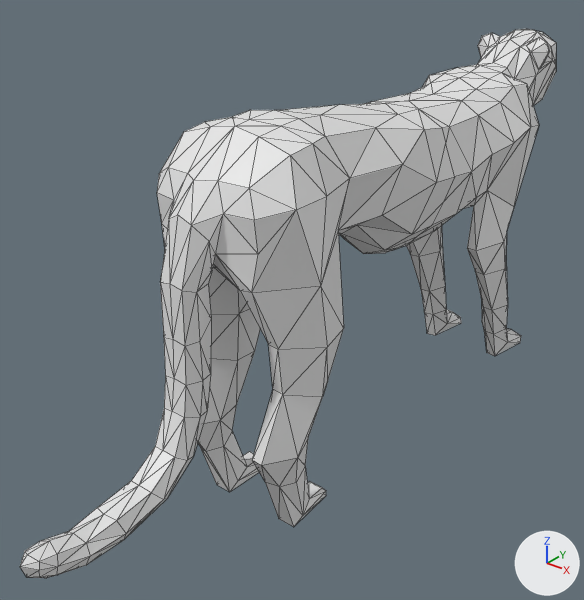
The FBX model FYPEcoVr/Assets/Models/Cheetah.fbx as it was, and as the next commit left it.
Rendered twice from a 50 mm camera at (2.11, -3.71, 1.82) aimed at (-0.22, -0.8, 0.02). Every picture has the same lights, and +X, +Y and +Z are marked at lower right. Mesh edges are drawn as thin lines. Where no turn or scale is listed for an object, it has been applied to the vertices.

The first picture shows 'Cheetah'.
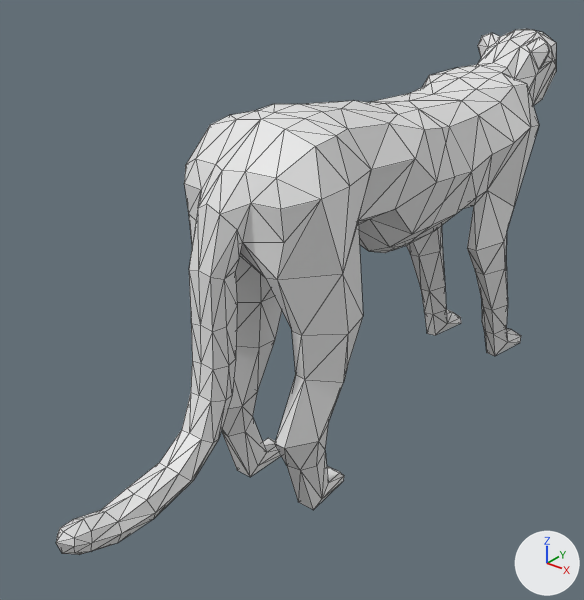
The newer file is also turned or shifted as a whole; pictures and numbers use the older file's frame.

Boxes [x1, y1, x2, y2] around the edits, measured in the pictures (584 x 600 px; the box of a moved part takes in the faces that stretch with it):
'Cheetah', reshaped (7% narrower)
    before: [20, 29, 556, 578]
    after: [56, 29, 556, 555]
part 1 of me_cube, moved or reshaped
    before: [340, 225, 432, 254]
    after: [359, 219, 432, 253]
part 2 of me_cube, moved or reshaped
    before: [275, 103, 437, 235]
    after: [302, 101, 437, 234]
part 3 of me_cube, moved or reshaped
    before: [20, 110, 350, 578]
    after: [56, 104, 371, 555]

What changed in the scene script:
```text
Change me_cube:
    where me_cube.from_pydata(...)  # 500 vertices, 972 faces; spans x -0.37..0.37, y -2.06..2.1, z -1.53..0.46
    used by ob_cheetah; location = (0.003, -0.555, 0.699)
    me_cube part 1: all 3 vertices in x -0.13..0.13, y 0.06, z -0.47..-0.42 are moved by (0.0, 0.05, 0.0)
    me_cube part 2: all 10 vertices in x -0.31..0.31, y -0.18..-0.13, z -0.29..0.33 are moved by (0.0, 0.11, 0.0)
    me_cube part 3: all 213 vertices in x -0.36..0.36, y -2.06..-0.42, z -1.51..0.38 are moved by (0.0, 0.15, 0.0)
```
